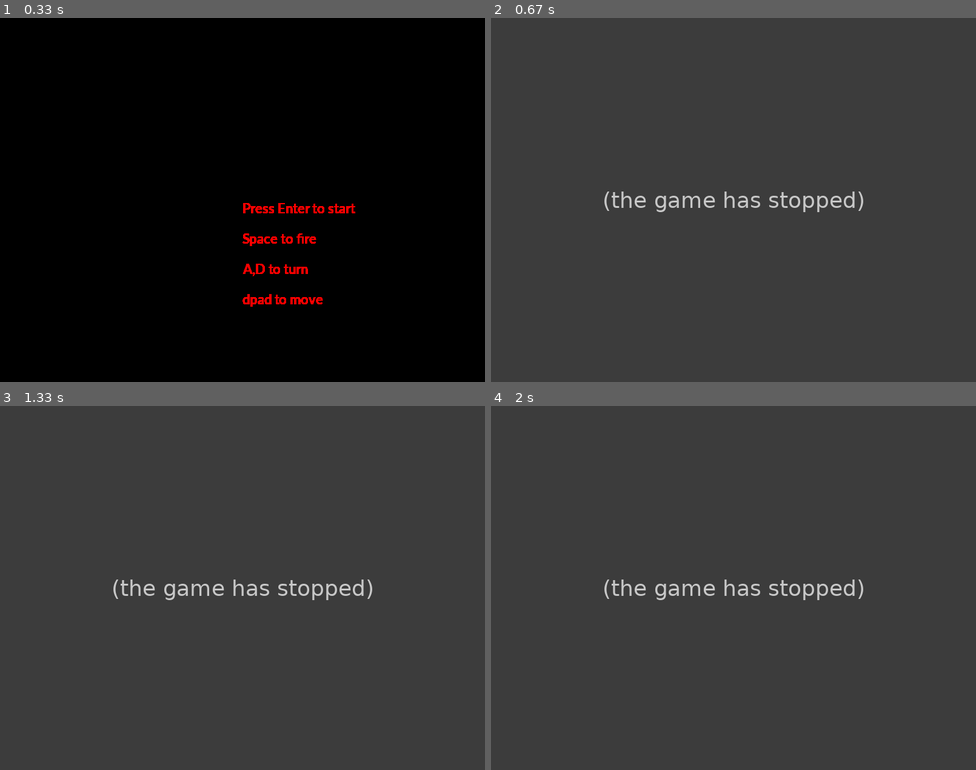
Above: before the commit, frames 1-4 (two rows, left to right).
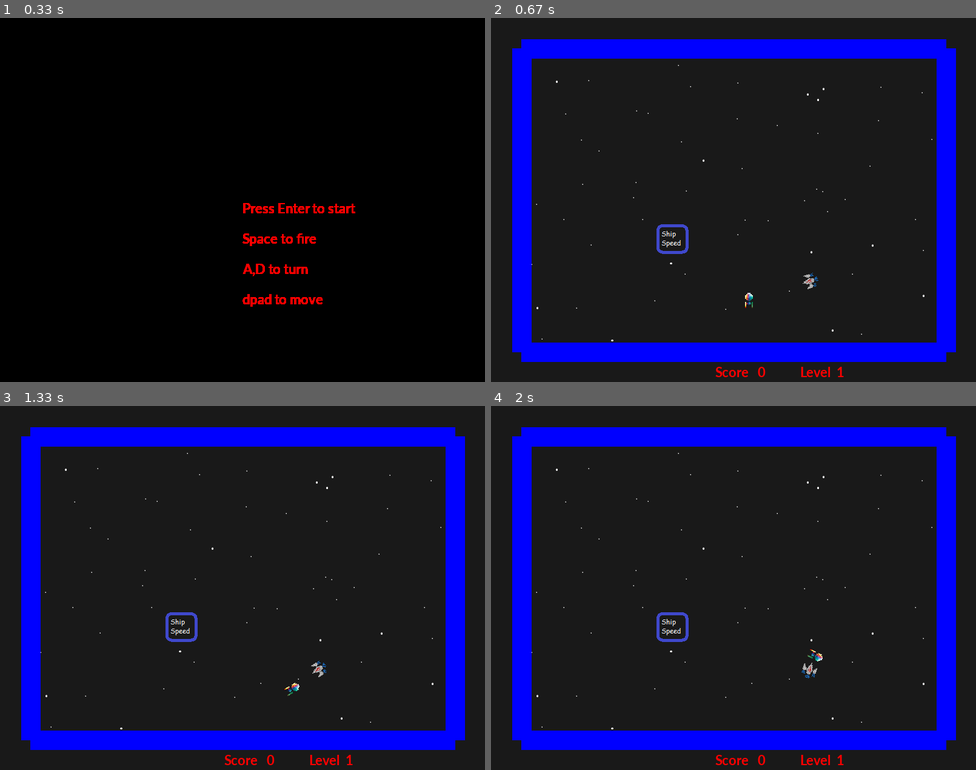
Above: after the commit, the same moments.

Repository: dwaynethebard/Space-Shooter
Game: pygame game, started from Space Shooter/space_shooter.py
Two runs of this game, one before a commit and one after it. Both use one fixed random seed, a clock stepped at 60 frames per second and the inputs below.
Inputs:
- Up to frame 1 (0.33 s): no input
- Up to frame 2 (0.67 s): tap Enter at 0.33 s
- Up to frame 3 (1.33 s): tap Space at 0.67 s; hold Right from 1 s (still down); hold D from 1 s (still down)
- Up to frame 4 (2 s): release Right at 1.47 s; release D at 1.47 s; hold Up 1.5-1.8 s; hold Right from 1.83 s (still down); hold D from 1.83 s (still down)

Frame 1 is identical in both runs. In frame 2, 100% of the frame differs, in the area x 0-100%, y 0-100%; in frame 3, 100%; in frame 4, 100%.
Error before the commit: AttributeError: 'Player' object has no attribute 'shooting' (space_shooter.py line 134); the game stopped at 0.33 s (later frames are placeholders)

Commit message:
Update space_classes.py

Diff:
--- a/Space Shooter/space_classes.py
+++ b/Space Shooter/space_classes.py
@@ -1,8 +1,10 @@
 #############################################
-# Classes for the space shooter, by Darren Ytsma
-
-import pygame, math , random
-from pygame_functions import *
+"Classes for the space shooter, by Darren Ytsma"
+# pylint: disable=C0103
+import math
+import random
+import pygame
+from pygame_functions import rot_center
 ###############################
 ## initialize pygame and create window
 
@@ -17,139 +19,148 @@
 # Classes
 # The basic Ship class for both player and enemy
 class Ship(pygame.sprite.Sprite):
-    def __init__(self, image, position,height,width):
+    """Ship class"""
+    def __init__(self, image, position, height, width):
 
         pygame.sprite.Sprite.__init__(self)
-        self.image = pygame.transform.scale(image, (height,width)).convert()
+        self.image = pygame.transform.scale(image, (height, width)).convert()
         self.image.set_colorkey(BLACK)
         self.turn = 0
         self.turn_speed = 0
-
         self.rad = height
         self.height = height
         self.width = width
         self.rect = self.image.get_rect()
         self.rect.x = position[0]
         self.rect.y = position[1]
-        self.vel = [0,0]
+        self.vel = [0, 0]
         self.center = height/2
-    # Draw the ship on the screen
     def draw(self):
-        windowSurface.blit(rot_center(self.image,self.turn), self.rect)
+        """Draw the ship """
+        windowSurface.blit(rot_center(self.image, self.turn), self.rect)
 
 # Enemy ships, same as player, but bullets append to different list
 # and needs to be always facing the player
 class Enemy(Ship):
+    """Enemy ship class """
     # Create a seperate list of bullets for the enemys
 
-    def shoot(self,enemy_bullets_sprites_list):
-        enemy_bullets_sprites_list.add(Bullet(self.rect.center,6,self.turn))
+    def shoot(self, enemy_bullets_sprites_list):
+        """enemy ship fires """
+        enemy_bullets_sprites_list.add(Bullet(self.rect.center, 6, self.turn))
 
     def update(self):
+        """find angle then draw enemy ship """
         self.player_angle(player)
         self.draw()
 
-
-    def player_angle(self,other):
+    def player_angle(self, other):
+        """Find the angle between the ship and the player """
         x_dist = self.rect.x-other.rect.x
         y_dist = self.rect.y-other.rect.y
         self.turn = math.degrees(math.atan2(x_dist, y_dist))
 
-
-
-# Player ship
 class Player(Ship):
-    def __init__(self, image, position,height,width):
-        super().__init__(image, position,height,width)
+    """Player class """
+    def __init__(self, image, position, height, width):
+        super().__init__(image, position, height, width)
         self.shoot_delay = 900
         self.last_shot = pygame.time.get_ticks()
         self.speed = 3
-        self.bullet_speed=6
-    # Create a seperate list of bullets for the enemys
-    def shoot(self,player_bullets_sprites_list):
-         ## to tell the bullet where to spawn
+        self.bullet_speed = 6
+        self.shooting = False
+
+    def shoot(self, player_bullets_sprites_list):
+        """to tell the bullet where to spawn"""
         now = pygame.time.get_ticks()
         if now - self.last_shot > self.shoot_delay:
             self.last_shot = now
-            player_bullets_sprites_list.add(Bullet(self.rect.center,self.bullet_speed,self.turn))
+            player_bullets_sprites_list.add(Bullet(self.rect.center, self.bullet_speed, self.turn))
  # Update the position of the ship
     def update(self):
+        """Update the player ship.
+        Have you hit wall, update location then draw """
         player.hit_wall()
-        self.turn+=self.turn_speed
-        self.rect.x+=self.vel[0]
-        self.rect.y+=self.vel[1]
+        self.turn += self.turn_speed
+        self.rect.x += self.vel[0]
+        self.rect.y += self.vel[1]
+        self.draw()
+
+    def hit_wall(self):
+        """  Has the ship hit the boarder"""
+        # if you are moving away from the boarder
+        if (self.rect.x <= 68 and self.vel[0] > 0) or (self.rect.x >= 704 and self.vel[0] < 0):
+            pass
+        # If you hit the boarder you need to stop moving
+        elif self.rect.x <= 68 or self.rect.x >= 704:
+            self.vel[0] = 0
+        # if you are moving away from the boarder
+        if (self.rect.y <= 72 and self.vel[1] > 0) or (self.rect.y >= 504 and self.vel[1] < 0):
+            pass
+        # If you hit the boarder you need to stop moving
+        elif self.rect.y <= 72 or self.rect.y >= 504:
+            self.vel[1] = 0
 
 
-    # Has the ship hit the boarder
-    def hit_wall(self):
-        # if you are moving away from the boarder
-        if (self.rect.x<=68 and self.vel[0]>0) or (self.rect.x>=704 and self.vel[0]<0):
-            pass
-        # If you hit the boarder you need to stop moving
-        elif self.rect.x<=68 or self.rect.x>=704 :
-            self.vel[0]=0
-        # if you are moving away from the boarder
-        if (self.rect.y<=72 and self.vel[1]>0) or (self.rect.y>=504 and self.vel[1]<0):
-            pass
-        # If you hit the boarder you need to stop moving
-        elif self.rect.y<=72 or self.rect.y>=504 :
-            self.vel[1]=0
 
-
-# Bullet class
 class Bullet(pygame.sprite.Sprite):
-    def __init__(self, position, velocity,angle):
+    """Bullet class """
+    def __init__(self, position, velocity, angle):
         # Call the parent class (Sprite) constructor
         pygame.sprite.Sprite.__init__(self)
         self.image = pygame.image.load("bullet.bmp").convert()
         self.image.set_colorkey(BLACK)
         self.rect = self.image.get_rect()
         self.rect.center = position
-
-        self.vel = [-velocity*math.sin(math.radians(angle)),-velocity*math.cos(math.radians(-angle))]
+        self.vel = [-velocity*math.sin(math.radians(angle)),
+                    -velocity*math.cos(math.radians(-angle))]
 
     def draw(self):
+        """ draw bullet """
         windowSurface.blit(self.image, self.rect)
 
     def update(self):
-        if (self.rect.y<535 and self.rect.y>65 and self.rect.x<735 and self.rect.x>65)==False:
+        """ Overloads the Sprite update
+        Update bullets, if out of screen kill
+        otherwise update location """
+        if not (self.rect.y < 525 and self.rect.y > 65 and
+                self.rect.x < 725 and self.rect.x > 65):
             self.kill()
         self.rect.x += self.vel[0]
         self.rect.y += self.vel[1]
-
-
+        self.draw()
 
 #############################################
 # Instance of objects
 # Create player, and load background
 
-player = Player(pygame.image.load("Ship.jpg"),[410,450],30,30)
+player = Player(pygame.image.load("Ship.jpg"), [410, 450], 30, 30)
 background = pygame.image.load("space.bmp")
-background=background.convert()
+background = background.convert()
 
-
-# Powerup classes
 class Pow(pygame.sprite.Sprite):
-    def __init__(self,pos):
+    """Power up class """
+    def __init__(self, pos):
         # Call the parent class (Sprite) constructor
         pygame.sprite.Sprite.__init__(self)
         # Pick a rondom powerup
-        self.pow_type=random.choice(["fire_rate","ship_speed"])
-        self.image=power[self.pow_type]
+        self.pow_type = random.choice(["fire_rate", "ship_speed"])
+        self.image = power[self.pow_type]
         # Get the rectangle of the powerup
         self.rect = self.image.get_rect()
-        self.rect.x=pos[0]
-        self.rect.y=pos[1]
-
+        self.rect.x = pos[0]
+        self.rect.y = pos[1]
 
     def draw(self):
-        windowSurface.blit(self.image,[self.rect.x,self.rect.y])
+        """Draw the power up """
+        windowSurface.blit(self.image, [self.rect.x, self.rect.y])
 
-    def update(self,player):
-        if self.pow_type=="fire_rate":
-            player.shoot_delay-=50
-        elif self.pow_type=="ship_speed":
-            player.speed+=1
+    def update(self, other):
+        """update the players ships"""
+        if self.pow_type == "fire_rate":
+            other.shoot_delay -= 50
+        elif self.pow_type == "ship_speed":
+            other.speed += 1
 
 
 ###############################################
@@ -157,4 +168,4 @@
 
 fire_rate = pygame.image.load("Fire_rate.bmp").convert()
 ship_speed = pygame.image.load("ship speed.bmp").convert()
-power = {"fire_rate":fire_rate,"ship_speed":ship_speed}
+power = {"fire_rate":fire_rate, "ship_speed":ship_speed}
